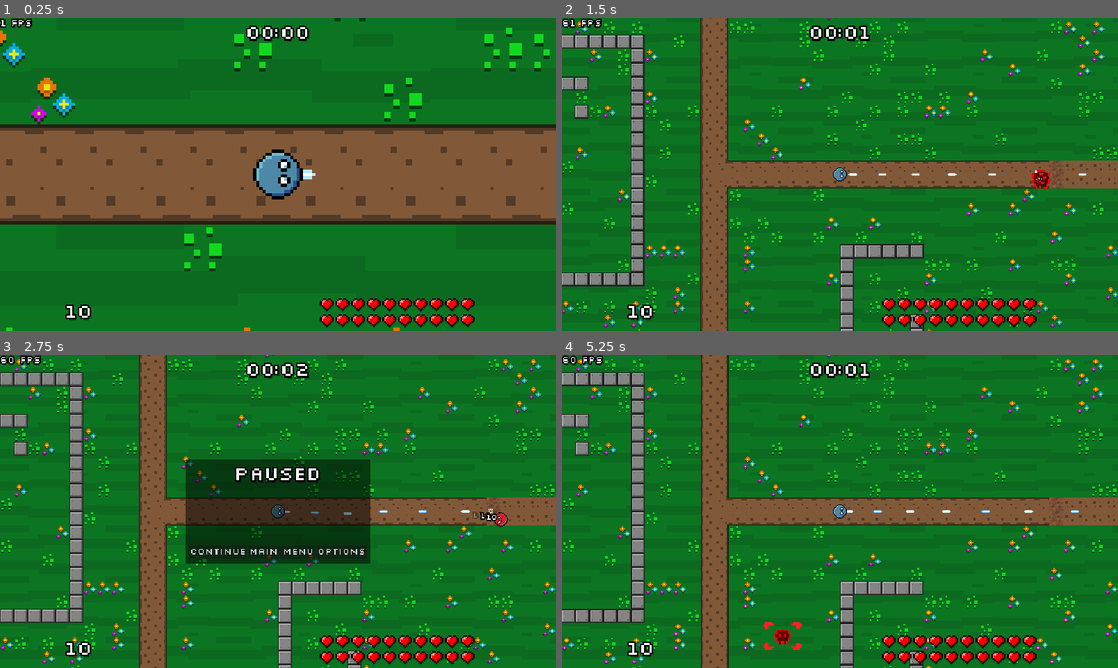
Above: before the commit, frames 1-4 (two rows, left to right).
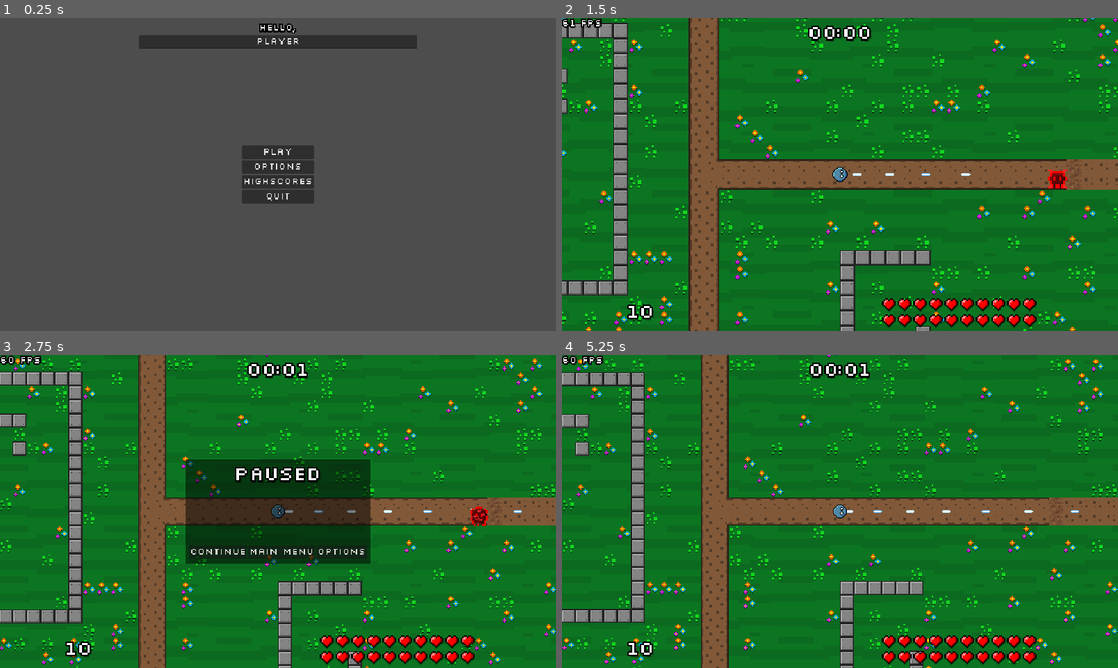
Above: after the commit, the same moments.

Repository: veprogames/top-down-incremental
Game: Godot game, scene res://main_menu/main_menu.tscn
Two runs of this game, one before a commit and one after it. Both use one fixed random seed, a clock stepped at 60 frames per second and the inputs below. Before the commit the project starts from res://level/level.tscn.
Inputs (mouse positions are in pixels of both pictures, inside the frame that each line leads up to):
- Up to frame 1 (0.25 s): no input
- Up to frame 2 (1.5 s): click (840, 152) at 0.5 s, where only the run after the commit has a clickable "Play"; move the mouse to (867, 174) at 1.27 s
- Up to frame 3 (2.75 s): move the mouse to (250, 511) at 2.02 s; hold Escape (game_back) from 2.03 s (still down)
- Up to frame 4 (5.25 s): release Escape (game_back) at 2.75 s; click "Main Menu" at 2.75 s; click "Play" at 3.5 s; move the mouse to (851, 505) at 4.27 s; move the mouse to (834, 517) at 5.02 s

The runs differ from the first frame. In frame 1, 100% of the frame differs, in the area x 0-100%, y 0-100%; in frame 2, 21%; in frame 3, 5.8%; in frame 4, 0.2%.

Commit message:
allow changing player name

Diff:
--- a/global/game.gd
+++ b/global/game.gd
@@ -4,12 +4,14 @@
 static var SAVE_PATH: String = "user://game.save"
 
 static var highscores: HighscoreList = preload("res://highscore/initial_highscores.tres").duplicate()
+static var player_name: String = "Player"
 static var settings: GameSettings = GameSettings.new()
 
 
 static func save_game() -> void:
 	var save_obj: SaveGameStruct = SaveGameStruct.new()
 	save_obj.highscores = highscores
+	save_obj.player_name = player_name
 
 	var file: FileAccess = FileAccess.open_compressed(
 		SAVE_PATH,
@@ -38,3 +40,4 @@
 
 	if loaded:
 		Game.highscores = loaded.highscores
+		Game.player_name = loaded.player_name
--- a/global/save_game_struct.gd
+++ b/global/save_game_struct.gd
@@ -2,3 +2,4 @@
 extends Resource
 
 @export_storage var highscores: HighscoreList
+@export_storage var player_name: String
--- a/level/level.gd
+++ b/level/level.gd
@@ -14,8 +14,6 @@
 
 
 func _ready() -> void:
-	Game.load_game()
-	Game.settings.apply()
 	game_over_screen.initialize()
 	Input.mouse_mode = Input.MOUSE_MODE_CAPTURED
 
--- a/main_menu/main_menu.gd
+++ b/main_menu/main_menu.gd
@@ -2,14 +2,23 @@
 extends Node2D
 
 @onready var canvas_layer: CanvasLayer = $CanvasLayer
+@onready var line_edit_player_name: LineEdit = $CanvasLayer/VBoxContainer2/LineEditPlayerName
+
+
+func _ready() -> void:
+	Game.load_game()
+	Game.settings.apply()
+	line_edit_player_name.text = Game.player_name
 
 
 func _on_button_play_pressed() -> void:
 	get_tree().change_scene_to_file("res://level/level.tscn")
+	Game.save_game()
 
 
 func _on_button_quit_pressed() -> void:
 	get_tree().quit()
+	Game.save_game()
 
 
 func _on_button_options_pressed() -> void:
@@ -18,3 +27,7 @@
 
 func _on_button_highscores_pressed() -> void:
 	get_tree().change_scene_to_file("res://highscore/highscore_menu.tscn")
+
+
+func _on_line_edit_player_name_text_changed(new_text: String) -> void:
+	Game.player_name = new_text
--- a/main_menu/main_menu.tscn
+++ b/main_menu/main_menu.tscn
@@ -36,7 +36,27 @@
 layout_mode = 2
 text = "Quit"
 
+[node name="VBoxContainer2" type="VBoxContainer" parent="CanvasLayer"]
+anchors_preset = -1
+anchor_left = 0.25
+anchor_right = 0.75
+offset_top = 16.0
+offset_bottom = 86.0
+grow_horizontal = 2
+
+[node name="Label" type="Label" parent="CanvasLayer/VBoxContainer2"]
+layout_mode = 2
+text = "Hello,"
+horizontal_alignment = 1
+
+[node name="LineEditPlayerName" type="LineEdit" parent="CanvasLayer/VBoxContainer2"]
+layout_mode = 2
+text = "Player"
+alignment = 1
+max_length = 12
+
 [connection signal="pressed" from="CanvasLayer/VBoxContainer/ButtonPlay" to="." method="_on_button_play_pressed"]
 [connection signal="pressed" from="CanvasLayer/VBoxContainer/ButtonOptions" to="." method="_on_button_options_pressed"]
 [connection signal="pressed" from="CanvasLayer/VBoxContainer/ButtonHighscores" to="." method="_on_button_highscores_pressed"]
 [connection signal="pressed" from="CanvasLayer/VBoxContainer/ButtonQuit" to="." method="_on_button_quit_pressed"]
+[connection signal="text_changed" from="CanvasLayer/VBoxContainer2/LineEditPlayerName" to="." method="_on_line_edit_player_name_text_changed"]
--- a/project.godot
+++ b/project.godot
@@ -11,7 +11,7 @@
 [application]
 
 config/name="Top Down Incremental"
-run/main_scene="res://level/level.tscn"
+run/main_scene="res://main_menu/main_menu.tscn"
 config/features=PackedStringArray("4.3", "Mobile")
 run/max_fps=240
 config/icon="res://icon.svg"
